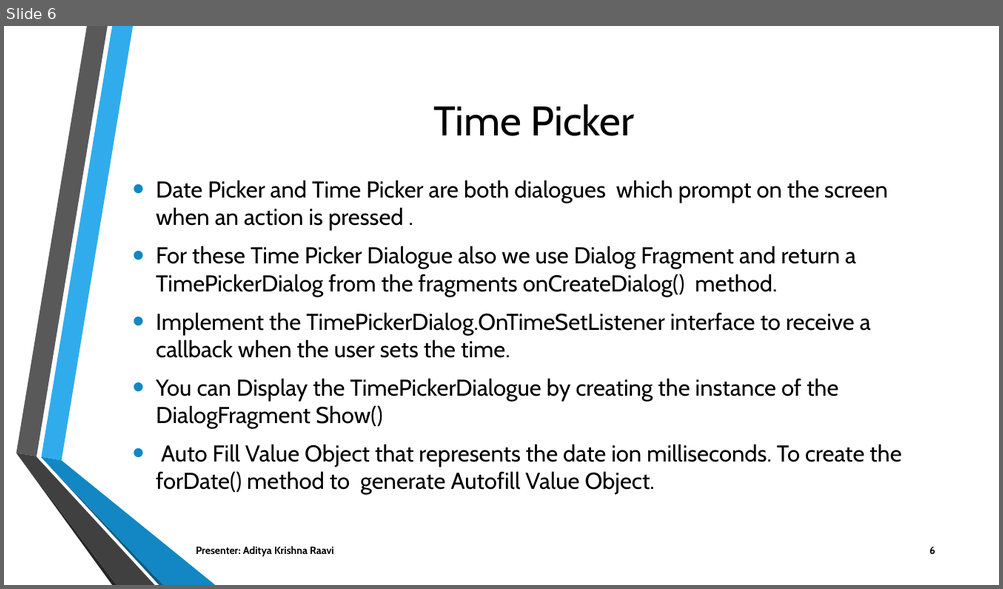
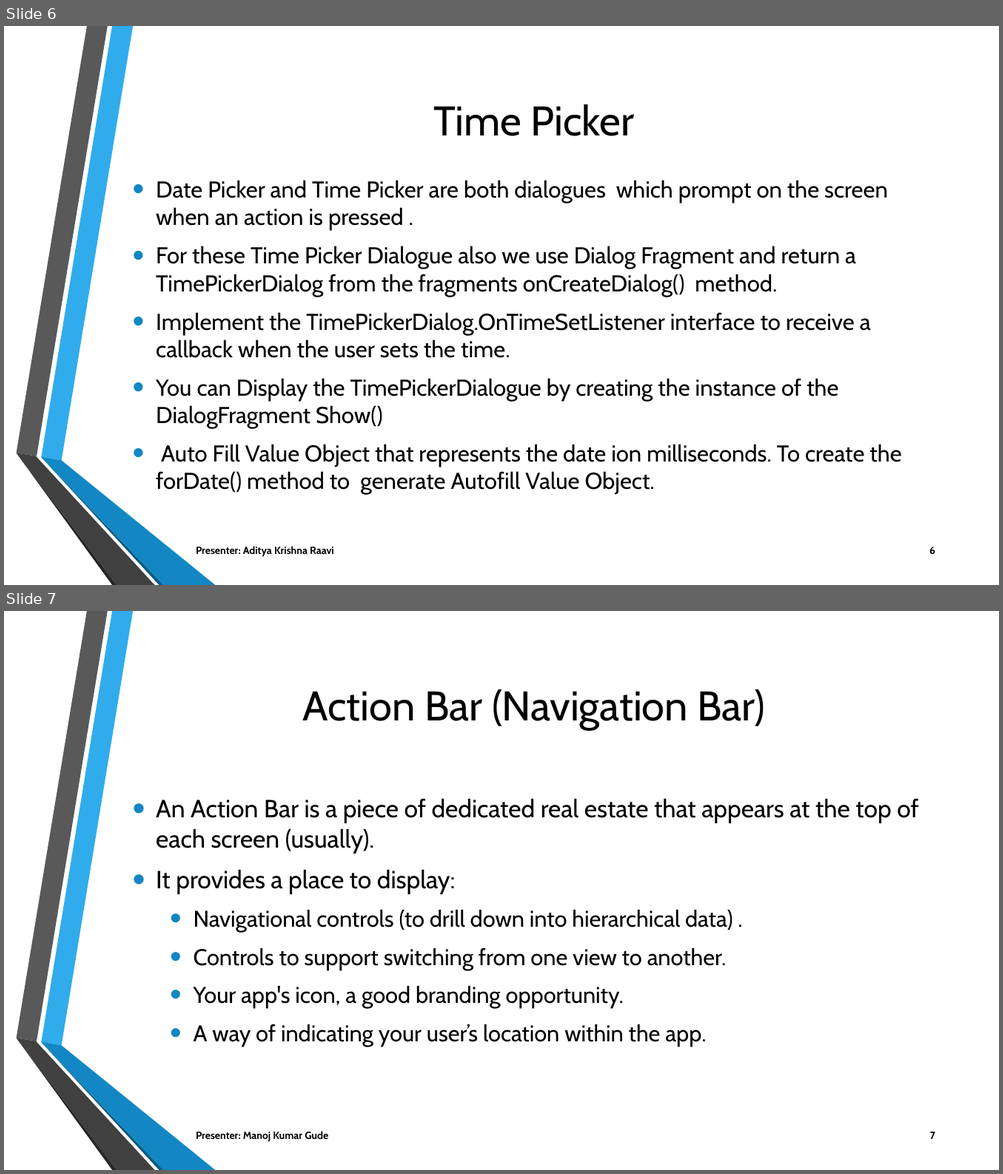
Before and after one commit to Sec03Team05Fall22GDP1/FreebiesforNewbies, a slide deck: Project_Files/Sprint10/FREEBIES FOR NEWBIES Workshop2 (1).pptx. Shown one above the other, each under a label of ours: slide 6 before the commit, slides 6 and 7 after it. The pictures are 1003x589 and 1003x1174 pixels, drawn with LibreOffice and Linux fonts; fonts in the diff are those of the drawing; background and template pictures are left out. Boxes give left, top, right and bottom in pixels: in the first picture for what was removed or moved away, otherwise in the second. Text is boxed around its words. In the diff, an @@ line names an element or a change of style, - is before the commit and + after.

```diff
--- a/Project_Files/Sprint10/FREEBIES FOR NEWBIES Workshop2 (1).pptx
+++ b/Project_Files/Sprint10/FREEBIES FOR NEWBIES Workshop2 (1).pptx
@@ slide 7 added at bbox=[4, 611, 999, 1170], background picture (left out); not listed: 6 template elements that a slide beside it also shows @@
@@ title added at bbox=[303, 689, 764, 729], 40 pt, text #000000 @@
+Action Bar (Navigation Bar)
@@ text added at bbox=[156, 798, 918, 1047], 22 pt, text #000000 @@
+• An Action Bar is a piece of dedicated real estate that appears at the top of each screen (usually).
+• It provides a place to display:
+  • Navigational controls (to drill down into hierarchical data) .
+  • Controls to support switching from one view to another.
+  • Your app's icon, a good branding opportunity.
+  • A way of indicating your user’s location within the app.
@@ text added at bbox=[196, 1131, 328, 1142], 10 pt, text #000000, bold @@
+Presenter: Manoj Kumar Gude
@@ page number added at bbox=[930, 1132, 935, 1139], 10 pt, text #000000, bold @@
+7
```
Also in this commit, not shown: 3 other slides added.
